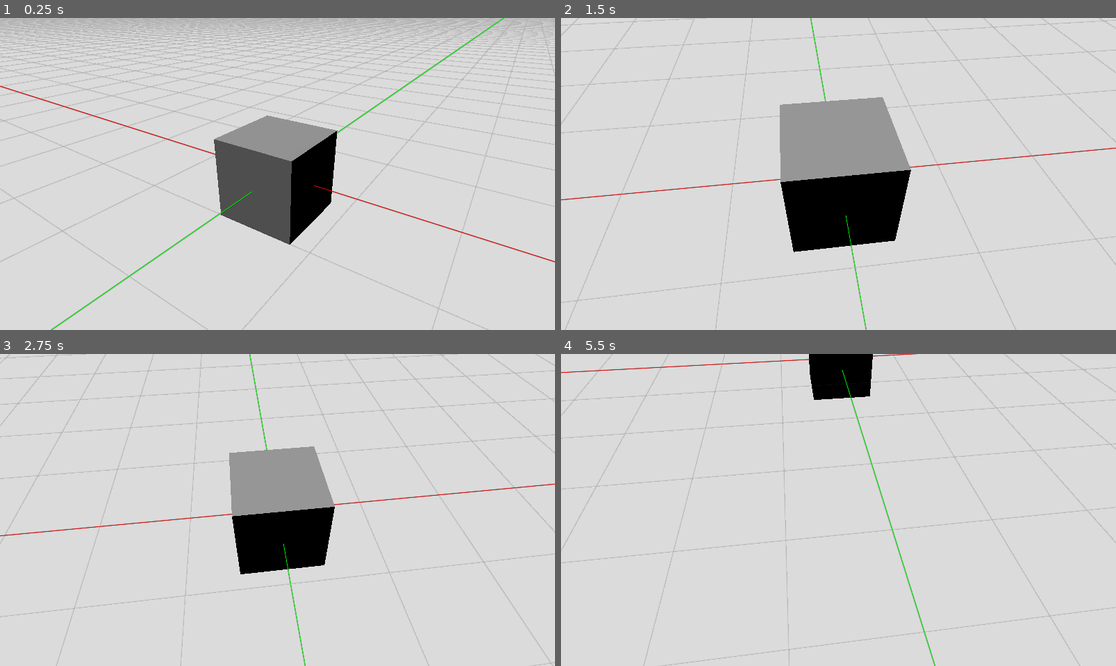
Above: before the commit, frames 1-4 (two rows, left to right).
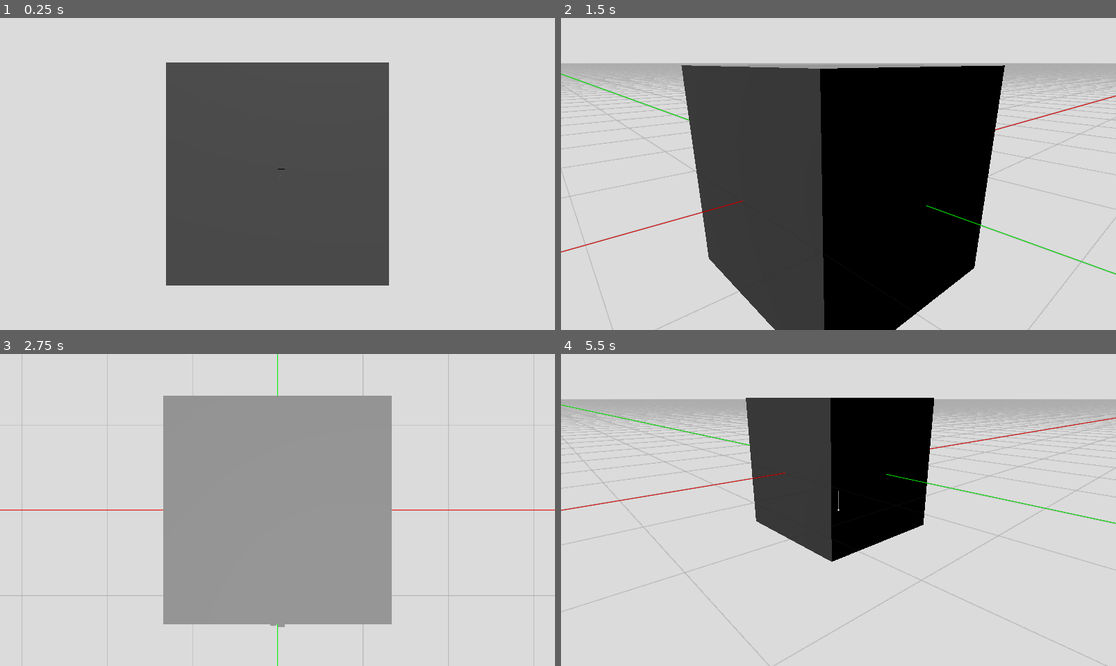
Above: after the commit, the same moments.

Repository: JoonChicken/dnd-builder
Game: Godot game, scene res://main.tscn
The game is run twice, just before and just after one commit, with the same random seed, the same clock (stepped at 60 frames per second) and the same inputs.
Inputs (mouse positions are in pixels of both pictures, inside the frame that each line leads up to):
- Up to frame 1 (0.25 s): no input
- Up to frame 2 (1.5 s): tap Enter at 0.5 s; move the mouse to (960, 158) at 0.52 s; hold Middle mouse button (camera_orbit) 0.53-1.28 s; tap Mouse wheel up (zoom_in) at 0.8, 1.35 s; tap Space at 1.25 s; move the mouse to (727, 189) at 1.27 s
- Up to frame 3 (2.75 s): tap Mouse wheel down (zoom_out) at 1.55, 2.1 s; tap Enter at 2 s; move the mouse to (333, 441) at 2.02 s; tap Tab (change_viewmode, bound only after the commit) at 2.3 s
- Up to frame 4 (5.5 s): tap Space at 2.75 s; move the mouse to (810, 572) at 2.77 s; tap Tab (change_viewmode, bound only after the commit) at 2.85, 5.3 s; tap Middle mouse button (camera_orbit) at 3.05 s; tap Enter at 3.5 s; move the mouse to (1005, 556) at 3.52 s; hold S (camera_back) 3.53-4.28 s; tap Mouse wheel up (zoom_in) at 3.8 s; move the mouse to (672, 463) at 4.27 s; tap Q (camera_down) at 4.35 s; tap Mouse wheel down (zoom_out) at 4.55 s; move the mouse to (866, 510) at 5.02 s; hold W (camera_forward) from 5.03 s (still down)

The runs differ from the first frame. In frame 1, 33% of the frame differs, in the area x 0-100%, y 0-100%; in frame 2, 44%; in frame 3, 29%; in frame 4, 24%.

Commit message:
Different view modes + vertical ruler

Diff:
--- /dev/null
+++ b/ground_plane.gd
@@ -0,0 +1,11 @@
+extends MeshInstance3D
+
+enum modes {VIEWMODE, EDITMODE, PLAYMODE}
+var current_mode := modes.VIEWMODE
+
+func change_viewmode(new_mode: int) -> void:
+    if current_mode != modes.PLAYMODE && new_mode == modes.PLAYMODE:
+        hide()
+    elif current_mode == modes.PLAYMODE && new_mode != modes.PLAYMODE:
+        show()
+    current_mode = new_mode
--- a/main.gd
+++ b/main.gd
@@ -1 +1,14 @@
 extends Node3D
+
+enum modes {VIEWMODE, EDITMODE, PLAYMODE}
+var current_mode := modes.VIEWMODE
+
+func change_viewmode() -> void:
+    current_mode = (current_mode + 1) % 3
+    $CameraController.change_viewmode(current_mode)
+    $GroundPlane.change_viewmode(current_mode)
+
+
+func _process(delta: float) -> void:
+    if Input.is_action_just_pressed("change_viewmode"):
+        change_viewmode()
--- a/main.tscn
+++ b/main.tscn
@@ -1,8 +1,10 @@
-[gd_scene load_steps=7 format=3 uid="uid://b5qujrxt1wjw2"]
+[gd_scene load_steps=12 format=3 uid="uid://b5qujrxt1wjw2"]
 
 [ext_resource type="Script" uid="uid://bdli0w6t1cn1c" path="res://main.gd" id="1_0xm2m"]
 [ext_resource type="PackedScene" uid="uid://ubba06bqytni" path="res://world/camera_controller.tscn" id="3_1bvp3"]
 [ext_resource type="Shader" uid="uid://da5mbhx5fdo6l" path="res://world/ground_plane.gdshader" id="3_h2yge"]
+[ext_resource type="Script" uid="uid://dtgyci3hw5cc6" path="res://ground_plane.gd" id="3_lquwl"]
+[ext_resource type="Script" uid="uid://g22gf4uoho3q" path="res://mesh_instance_3d.gd" id="5_lquwl"]
 
 [sub_resource type="BoxMesh" id="BoxMesh_7dm0k"]
 
@@ -16,16 +18,35 @@
 material = SubResource("ShaderMaterial_n3ksy")
 size = Vector2(1000, 1000)
 
+[sub_resource type="ArrayMesh" id="ArrayMesh_h2yge"]
+
+[sub_resource type="SystemFont" id="SystemFont_lquwl"]
+
+[sub_resource type="TextMesh" id="TextMesh_7mycd"]
+text = "+Z"
+font = SubResource("SystemFont_lquwl")
+
 [node name="Main" type="Node3D"]
 script = ExtResource("1_0xm2m")
 
 [node name="DefaultCube" type="MeshInstance3D" parent="."]
+visible = false
 mesh = SubResource("BoxMesh_7dm0k")
 
 [node name="DirectionalLight3D" type="DirectionalLight3D" parent="."]
-transform = Transform3D(1, 0, 0, 0, 0.258819, 0.965926, 0, -0.965926, 0.258819, 0, 3, 0)
+transform = Transform3D(0.871821, -0.473133, 0.126776, 0, 0.258819, 0.965926, -0.489824, -0.842115, 0.225644, 0, 5.43004, 0)
 
 [node name="GroundPlane" type="MeshInstance3D" parent="."]
 mesh = SubResource("PlaneMesh_1bvp3")
+script = ExtResource("3_lquwl")
 
 [node name="CameraController" parent="." instance=ExtResource("3_1bvp3")]
+
+[node name="MeshInstance3D" type="MeshInstance3D" parent="."]
+visible = false
+mesh = SubResource("ArrayMesh_h2yge")
+script = ExtResource("5_lquwl")
+
+[node name="axes labels" type="MeshInstance3D" parent="."]
+transform = Transform3D(1, 0, 0, 0, 1, 0, 0, 0, 1, 0, 0, 1.32982)
+mesh = SubResource("TextMesh_7mycd")
--- /dev/null
+++ b/mesh_instance_3d.gd
@@ -0,0 +1,55 @@
+extends MeshInstance3D
+
+var rings = 50
+var radial_segments = 50
+var radius = 1
+
+func _ready() -> void:
+    var surface_array = []
+    surface_array.resize(Mesh.ARRAY_MAX)
+
+    var verts = PackedVector3Array()
+    var uvs = PackedVector2Array()
+    var normals = PackedVector3Array()
+    var indices = PackedInt32Array()
+    surface_array[Mesh.ARRAY_VERTEX] = verts
+    surface_array[Mesh.ARRAY_TEX_UV] = uvs
+    surface_array[Mesh.ARRAY_NORMAL] = normals
+    surface_array[Mesh.ARRAY_INDEX] = indices
+
+    # Vertex indices.
+    var thisrow = 0
+    var prevrow = 0
+    var point = 0
+
+    # Loop over rings.
+    for i in range(rings + 1):
+        var v = float(i) / rings
+        var w = sin(PI * v)
+        var y = cos(PI * v)
+
+        # Loop over segments in ring.
+        for j in range(radial_segments + 1):
+            var u = float(j) / radial_segments
+            var x = sin(u * PI * 2.0)
+            var z = cos(u * PI * 2.0)
+            var vert = Vector3(x * radius * w, y * radius, z * radius * w)
+            verts.append(vert)
+            normals.append(vert.normalized())
+            uvs.append(Vector2(u, v))
+            point += 1
+
+            # Create triangles in ring using indices.
+            if i > 0 and j > 0:
+                indices.append(prevrow + j - 1)
+                indices.append(prevrow + j)
+                indices.append(thisrow + j - 1)
+
+                indices.append(prevrow + j)
+                indices.append(thisrow + j)
+                indices.append(thisrow + j - 1)
+
+        prevrow = thisrow
+        thisrow = point
+
+    mesh.add_surface_from_arrays(Mesh.PRIMITIVE_TRIANGLES, surface_array)
--- a/project.godot
+++ b/project.godot
@@ -69,6 +69,22 @@
 , Object(InputEventKey,"resource_local_to_scene":false,"resource_name":"","device":-1,"window_id":0,"alt_pressed":false …(182 unchanged characters)…
 ]
 }
+snapping_toggle={
+"deadzone": 0.2,
+"events": [Object(InputEventKey,"resource_local_to_scene":false,"resource_name":"","device":0,"window_id":0,"alt_pressed":false,"shift_pressed":false,"ctrl_pressed":false,"meta_pressed":false,"pressed":false,"keycode":0,"physical_keycode":4194326,"key_label":0,"unicode":0,"location":0,"echo":false,"script":null)
+, Object(InputEventKey,"resource_local_to_scene":false,"resource_name":"","device":0,"window_id":0,"alt_pressed":false,"shift_pressed":false,"ctrl_pressed":false,"meta_pressed":false,"pressed":false,"keycode":0,"physical_keycode":4194326,"key_label":0,"unicode":0,"location":0,"echo":false,"script":null)
+]
+}
+change_viewmode={
+"deadzone": 0.2,
+"events": [Object(InputEventKey,"resource_local_to_scene":false,"resource_name":"","device":-1,"window_id":0,"alt_pressed":false,"shift_pressed":false,"ctrl_pressed":false,"meta_pressed":false,"pressed":false,"keycode":0,"physical_keycode":4194306,"key_label":0,"unicode":0,"location":0,"echo":false,"script":null)
+]
+}
+camera_rotate={
+"deadzone": 0.2,
+"events": [Object(InputEventMouseButton,"resource_local_to_scene":false,"resource_name":"","device":-1,"window_id":0,"alt_pressed":false,"shift_pressed":false,"ctrl_pressed":false,"meta_pressed":false,"button_mask":2,"position":Vector2(116, 22),"global_position":Vector2(128, 82),"factor":1.0,"button_index":2,"canceled":false,"pressed":true,"double_click":false,"script":null)
+]
+}
 
 [rendering]
 
--- /dev/null
+++ b/red_and_shinyt.tres
@@ -0,0 +1,5 @@
+[gd_resource type="StandardMaterial3D" format=3 uid="uid://je3e5kuv8l7i"]
+
+[resource]
+albedo_color = Color(1, 0, 0, 1)
+roughness = 0.1
--- a/world/camera_controller.gd
+++ b/world/camera_controller.gd
@@ -1,21 +1,30 @@
 extends Node3D
+
+enum modes {VIEWMODE, EDITMODE, PLAYMODE}
+var current_mode := modes.VIEWMODE
 
 var camera_root
 var camera
+var root_visual
+
+@export var meterstick_material : ShaderMaterial
 
 var velocity := Vector3.ZERO
-@export var camera_max_speed := 10.0    # how fast camera translates when pressing WASDEQ
+@export var camera_max_speed := 8.0    # how fast camera translates when pressing WASDEQ
 @export var camera_rotate_mult := 0.003    # mouse movement in viewport (pixels) to rotation of camera (radians)
 @export var camera_zoom_mult := 1.0
+var camera_default_zoom : float  # how far away the camera is from its origin (in meters)
+var prev_mouse_pos := Vector2.ZERO
 
-var camera_default_zoom : float  # how far away the camera is from its origin (in meters)
-
-var prev_mouse_pos := Vector2.ZERO
+var viewmode_root_rotation_save : Vector3
+var viewmode_root_height_save : float
+var viewmode_camera_zoom_save : float
 
 
 func _ready() -> void:
     camera_root = $CameraRoot
-    camera = $CameraRoot/Camera
+    camera = $CameraRoot/OrbitCam
+    root_visual = $CameraRoot/root_visual
     camera_default_zoom = camera.position.z
 
 
@@ -37,17 +46,22 @@
     if Input.is_action_just_pressed("zoom_in"):
         camera_zoom_mult *= 0.9
         camera.position.z = camera_zoom_mult * camera_default_zoom
+        root_visual.mesh.radius = 0.01 * camera_zoom_mult
+        root_visual.mesh.height = 0.02 * camera_zoom_mult
     if Input.is_action_just_pressed("zoom_out"):
         camera_zoom_mult *= 1.1
         camera.position.z = camera_zoom_mult * camera_default_zoom
+        root_visual.mesh.radius = 0.01 * camera_zoom_mult
+        root_visual.mesh.height = 0.02 * camera_zoom_mult
 
-    if Input.is_action_just_pressed("camera_orbit"):
-        prev_mouse_pos = get_viewport().get_mouse_position()
-    if Input.is_action_pressed("camera_orbit"):
-        var curr_mouse_pos = get_viewport().get_mouse_position()
-        camera_root.rotation.y -= (curr_mouse_pos.x - prev_mouse_pos.x) * camera_rotate_mult
-        camera_root.rotation.x -= clamp((curr_mouse_pos.y - prev_mouse_pos.y) * camera_rotate_mult, -PI/2, PI/2)
-        prev_mouse_pos = curr_mouse_pos
+    if current_mode != modes.EDITMODE:
+        if Input.is_action_just_pressed("camera_orbit"):
+            prev_mouse_pos = get_viewport().get_mouse_position()
+        if Input.is_action_pressed("camera_orbit"):
+            var curr_mouse_pos := get_viewport().get_mouse_position()
+            camera_root.rotation.y -= (curr_mouse_pos.x - prev_mouse_pos.x) * camera_rotate_mult
+            camera_root.rotation.x -= clamp((curr_mouse_pos.y - prev_mouse_pos.y) * camera_rotate_mult, -PI/2, PI/2)
+            prev_mouse_pos = curr_mouse_pos
 
     if direction != Vector3.ZERO:
         direction = direction.normalized().rotated(Vector3.UP, camera_root.rotation.y)
@@ -56,4 +70,42 @@
         velocity *= 0.8
 
     velocity = velocity.limit_length(camera_max_speed)
-    camera_root.position += velocity * camera_zoom_mult * delta
+    camera_root.position += velocity * camera_zoom_mult * 0.6 * delta
+
+    var root_pos = camera_root.global_position
+    var st = SurfaceTool.new()
+    st.begin(Mesh.PRIMITIVE_LINES)
+    st.set_normal(Vector3.UP)
+    st.set_uv(Vector2(0, 0))
+    st.set_material(meterstick_material)
+    st.add_vertex(Vector3(root_pos.x, 0, root_pos.z))
+    st.set_normal(Vector3.DOWN)
+    st.set_uv(Vector2(0, root_pos.y))
+    st.set_material(meterstick_material)
+    st.add_vertex(root_pos)
+    var linemesh = st.commit()
+    $root_to_plane.mesh = linemesh
+
+
+
+func change_viewmode(new_mode: int) -> void:
+    if new_mode == modes.EDITMODE:
+        root_visual.hide()
+        $root_to_plane.hide()
+    else:
+        root_visual.show()
+        $root_to_plane.show()
+    if current_mode != modes.EDITMODE && new_mode == modes.EDITMODE:
+        viewmode_root_rotation_save = camera_root.rotation
+        viewmode_root_height_save = camera_root.position.y
+        camera_root.rotation = Vector3(-PI/2, 0.0, 0.0)
+        camera_root.position.y = 0.0
+        root_visual.hide()
+        $root_to_plane.hide()
+    elif current_mode == modes.EDITMODE && new_mode != modes.EDITMODE:
+        camera_root.rotation = viewmode_root_rotation_save
+        camera_root.position.y = viewmode_root_height_save
+        root_visual.show()
+        $root_to_plane.show()
+    current_mode = new_mode
+    print("Mode is now ", current_mode)
--- a/world/camera_controller.tscn
+++ b/world/camera_controller.tscn
@@ -1,14 +1,43 @@
-[gd_scene load_steps=2 format=3 uid="uid://ubba06bqytni"]
+[gd_scene load_steps=7 format=3 uid="uid://ubba06bqytni"]
 
-[ext_resource type="Script" uid="uid://rl3rpqju4dm2" path="res://camera_controller.gd" id="1_8y15a"]
+[ext_resource type="Script" uid="uid://rl3rpqju4dm2" path="res://world/camera_controller.gd" id="1_8y15a"]
+[ext_resource type="Shader" uid="uid://dvnj2spjbjroc" path="res://world/meterstick.gdshader" id="2_vjjq0"]
+
+[sub_resource type="ShaderMaterial" id="ShaderMaterial_vjjq0"]
+render_priority = 0
+shader = ExtResource("2_vjjq0")
+
+[sub_resource type="StandardMaterial3D" id="StandardMaterial3D_4jwau"]
+render_priority = 1
+shading_mode = 0
+
+[sub_resource type="SphereMesh" id="SphereMesh_4jwau"]
+material = SubResource("StandardMaterial3D_4jwau")
+radius = 0.01
+height = 0.02
+
+[sub_resource type="BoxMesh" id="BoxMesh_vjjq0"]
+size = Vector3(2, 2, 2)
 
 [node name="CameraController" type="Node3D"]
 script = ExtResource("1_8y15a")
+meterstick_material = SubResource("ShaderMaterial_vjjq0")
 
 [node name="CameraRoot" type="Node3D" parent="."]
-transform = Transform3D(0.827874, -0.26194, 0.495995, 0, 0.884263, 0.466989, -0.560914, -0.386608, 0.732059, 0, 0, 0)
 
-[node name="Camera" type="Camera3D" parent="CameraRoot"]
+[node name="OrbitCam" type="Camera3D" parent="CameraRoot"]
 transform = Transform3D(1, 0, 0, 0, 1, 0, 0, 0, 1, 0, 0, 4)
+rotation_edit_mode = 2
 current = true
 fov = 50.0
+
+[node name="root_visual" type="MeshInstance3D" parent="CameraRoot"]
+mesh = SubResource("SphereMesh_4jwau")
+
+[node name="FreeCam" type="Camera3D" parent="CameraRoot"]
+
+[node name="root_to_plane" type="MeshInstance3D" parent="."]
+skeleton = NodePath("../CameraRoot")
+
+[node name="MeshInstance3D" type="MeshInstance3D" parent="."]
+mesh = SubResource("BoxMesh_vjjq0")
--- /dev/null
+++ b/world/meterstick.gdshader
@@ -0,0 +1,8 @@
+shader_type spatial;
+render_mode unshaded;
+
+
+void fragment() {
+	ALBEDO.rgb = vec3(round(mod(UV.y * 0.5, 1)));
+    ALPHA = 0.5;
+}
Not shown, added: ground_plane.gd.uid
Not shown, added: mesh_instance_3d.gd.uid
Not shown, added: world/meterstick.gdshader.uid
